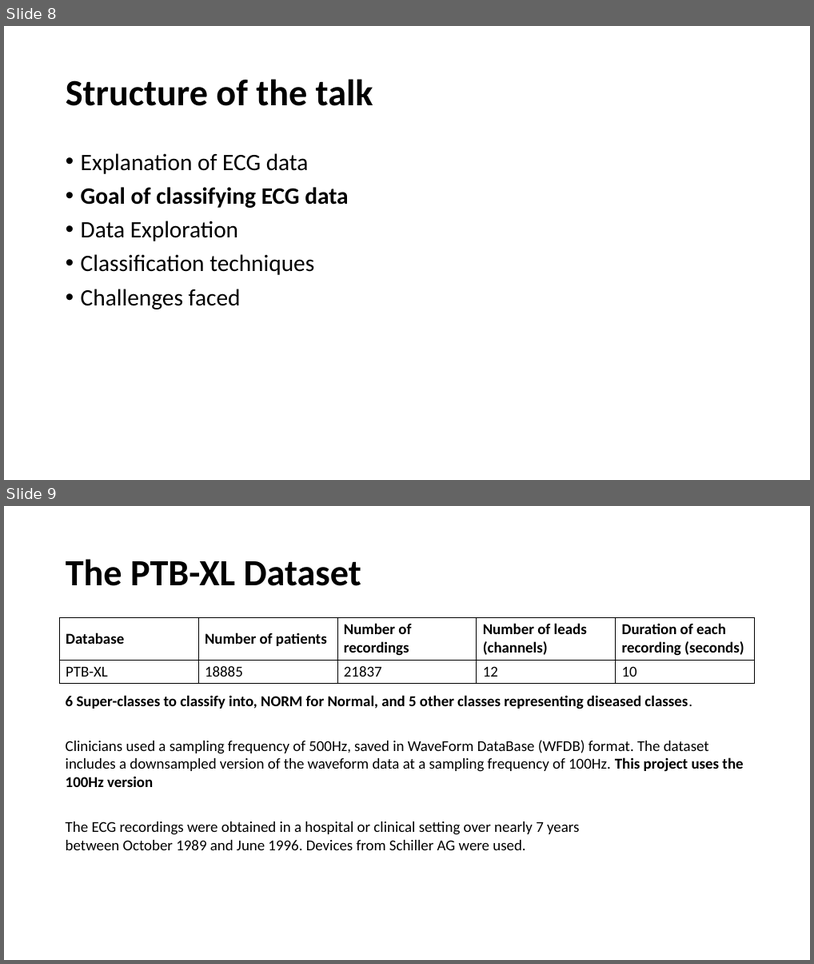
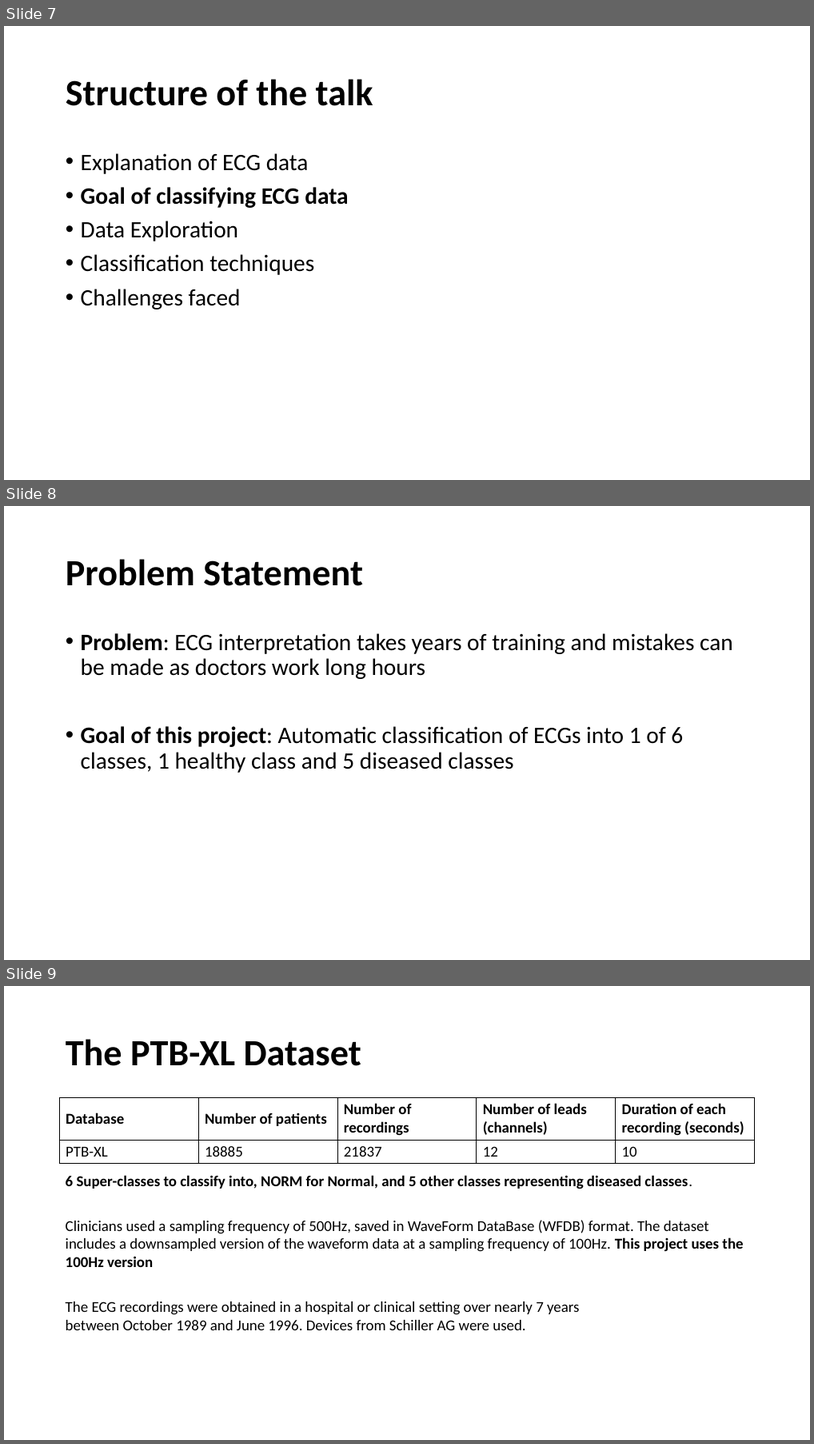
Before and after one commit to mengwong/nemo-projects, a slide deck: project_5_multilead_ecg_analysis/presentation/classifying_ecg_data.pptx. Shown one above the other, each under a label of ours: slides 8 and 9 before the commit, slides 7, 8 and 9 after it. The pictures are 814x964 and 814x1444 pixels, drawn with LibreOffice and Linux fonts; fonts in the diff are those of the drawing. Boxes give left, top, right and bottom in pixels: in the first picture for what was removed or moved away, otherwise in the second. Text is boxed around its words. In the diff, an @@ line names an element or a change of style, - is before the commit and + after.

```diff
--- a/project_5_multilead_ecg_analysis/presentation/classifying_ecg_data.pptx
+++ b/project_5_multilead_ecg_analysis/presentation/classifying_ecg_data.pptx
@@ slide 8 added at bbox=[4, 506, 810, 960], background #FFFFFF @@
@@ title added at bbox=[66, 559, 363, 586], 44 pt, text #000000, bold @@
+Problem Statement
@@ text added at bbox=[81, 633, 734, 772], 28 pt, text #000000 @@
+• Problem: ECG interpretation takes years of training and mistakes can be made as doctors work long hours
+• Goal of this project: Automatic classification of ECGs into 1 of 6 classes, 1 healthy class and 5 diseased classes
@@ what was slide 8 is now slide 7 @@
```
Also in this commit, not shown: 5 slides changed, 1 slide removed, 15 other files.
